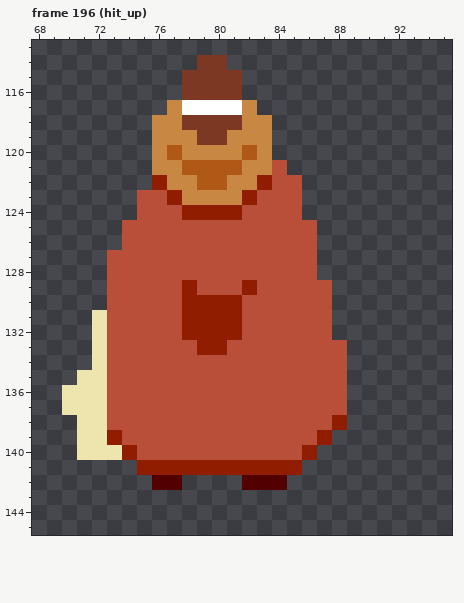
A pixel-art file gets an edit: assets/ase/player.aseprite. Above, as it was before the edit.
160x256 pixels, 275 frames. Shown: frame 196 (hit_up): x 68..95, y 113..145. The commit also changed other frames, which this record leaves out.
Now the later version:
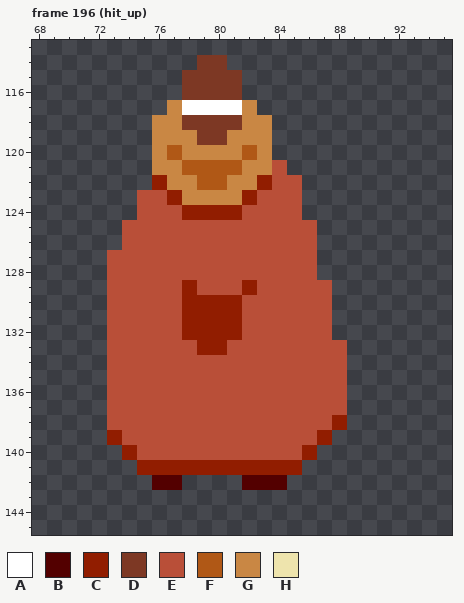
Palette (. is transparent): A #ffffff  B #530000  C #911d00  D #7d3824  E #b94f38  F #b05816  G #c98744  H #eee4ad
Commit: add death animation to player.ase
The exact change:
Frame 196 (hit_up), layer "output/player Copy Copy":
y 131..134: x 72 H -> .
y 135: x 71..72 HH -> ..
y 136..137: x 70..72 HHH -> ...
y 138..139: x 71..72 HH -> ..
y 140: x 71..73 HHH -> ...
